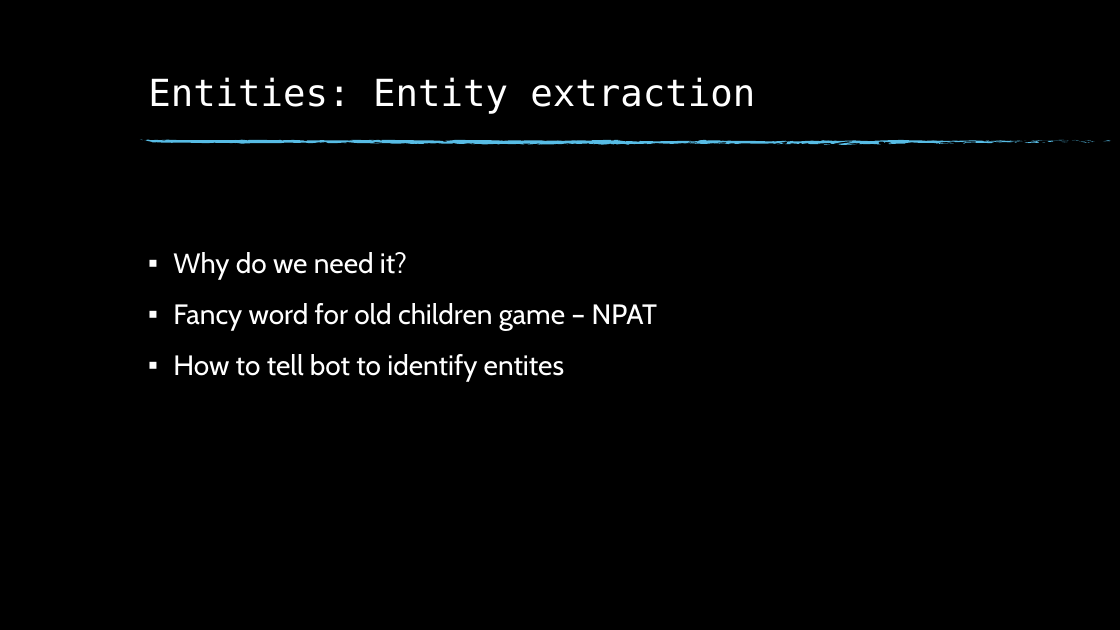
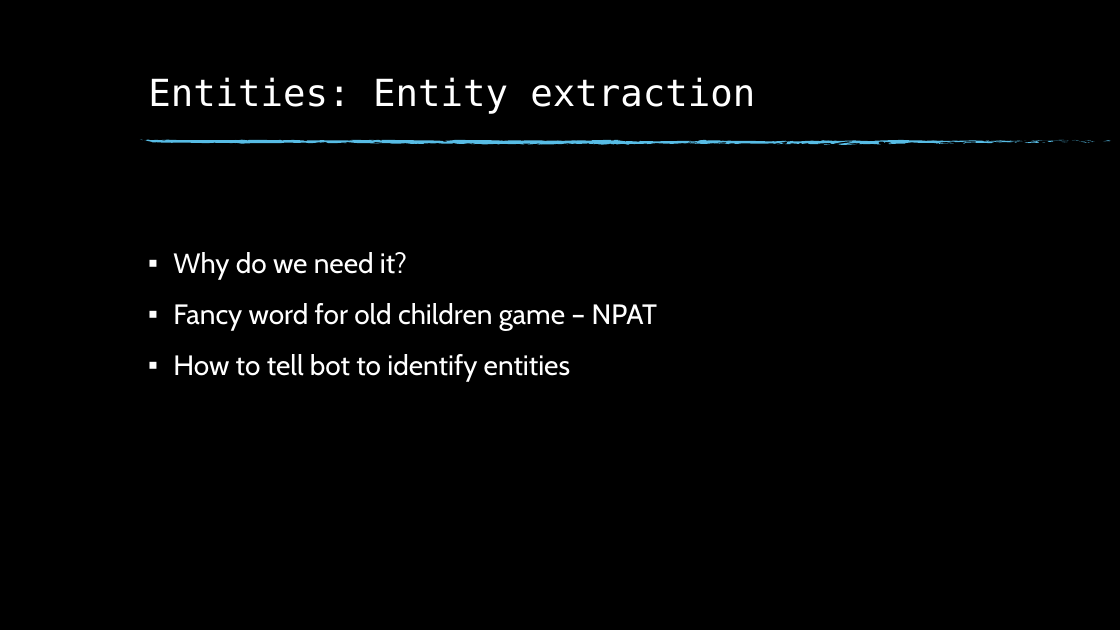
Before and after one commit to dinesh19aug/rasa-workshop, a slide deck: slide 29 of Natural Language Processing Workshop.pptx (slide 30 before the commit). Drawn at 1120x630 pixels with LibreOffice and Linux fonts; fonts in the diff are those of the drawing; background and template pictures are left out. Boxes give left, top, right and bottom in pixels: in the first picture for what was removed or moved away, otherwise in the second. Text is boxed around its words. In the diff, an @@ line names an element or a change of style, - is before the commit and + after.

```diff
--- a/Natural Language Processing Workshop.pptx
+++ b/Natural Language Processing Workshop.pptx
@@ text at [173,354,570,382]: text changed @@
-▪ How to tell bot to identify entites
+▪ How to tell bot to identify entities
```
Also in this commit, not shown: 4 other slides changed, 1 slide removed, 1 other file.
